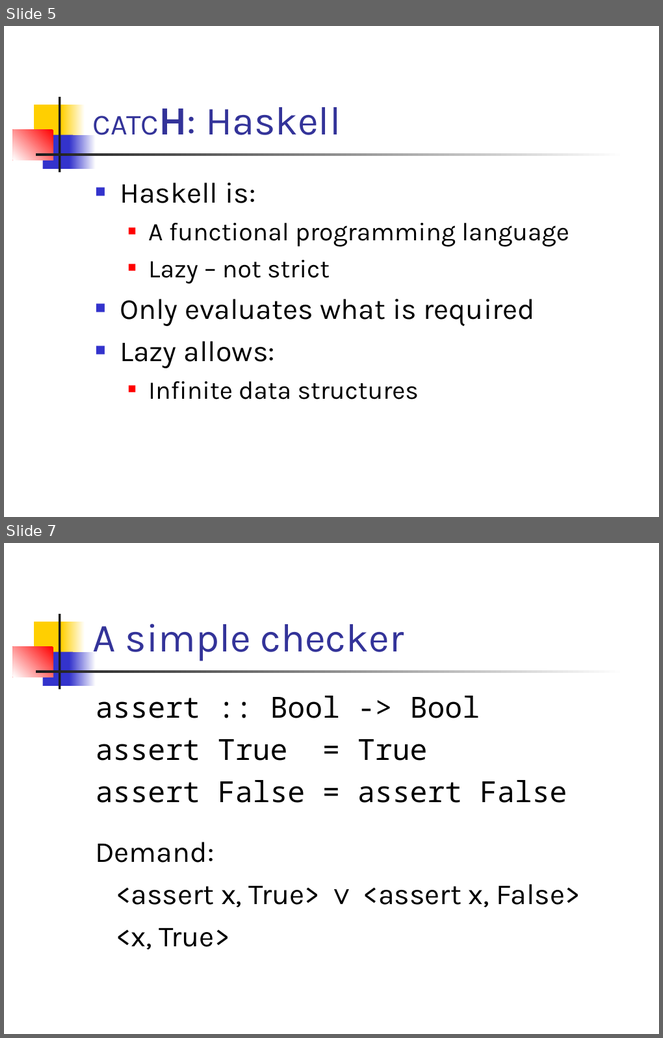
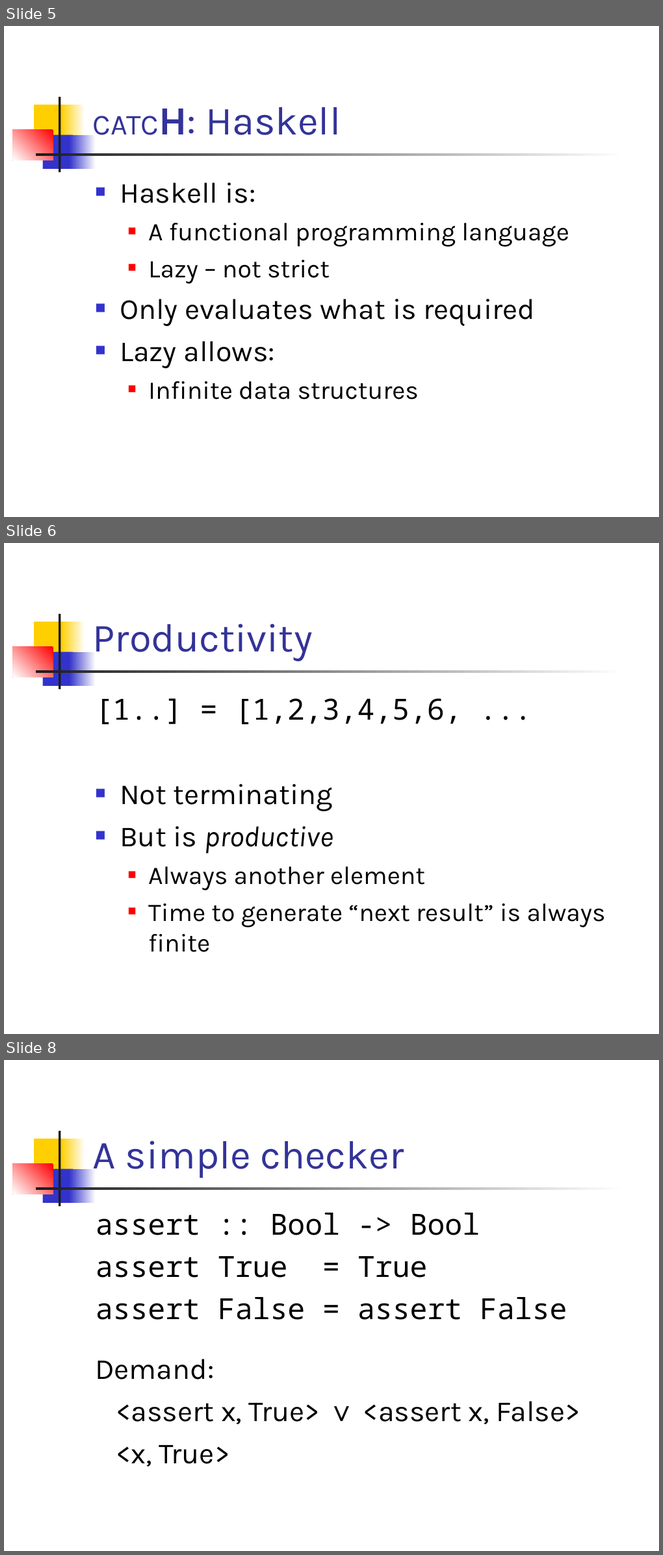
Before and after one commit to ndmitchell/catch, a slide deck: academic/plasma-presentation-termination/catch.ppt. Shown one above the other, each under a label of ours: slides 5 and 7 before the commit, slides 5, 6 and 8 after it; the slides between them are not shown. The pictures are 663x1038 and 663x1555 pixels, drawn with LibreOffice and Linux fonts; fonts in the diff are those of the drawing. Boxes give left, top, right and bottom in pixels: in the first picture for what was removed or moved away, otherwise in the second. Text is boxed around its words. In the diff, an @@ line names an element or a change of style, - is before the commit and + after.

```diff
--- a/academic/plasma-presentation-termination/catch.ppt
+++ b/academic/plasma-presentation-termination/catch.ppt
@@ slide 6 added at <box>4,543,659,1034</box>, background #FFFFFF; not listed: 7 template elements that a slide beside it also shows @@
@@ title added at <box>93,624,313,661</box>, 44 pt, text #333399 @@
+Productivity
@@ text added at <box>95,698,606,953</box>, 28 pt, text #000000 @@
+[1..] = [1,2,3,4,5,6, ...
+■ Not terminating
+■ But is productive
+  ■ Always another element
+  ■ Time to generate “next result” is always finite
@@ what was slide 7 is now slide 8 @@
```
Also in this commit, not shown: 2 slides changed.
